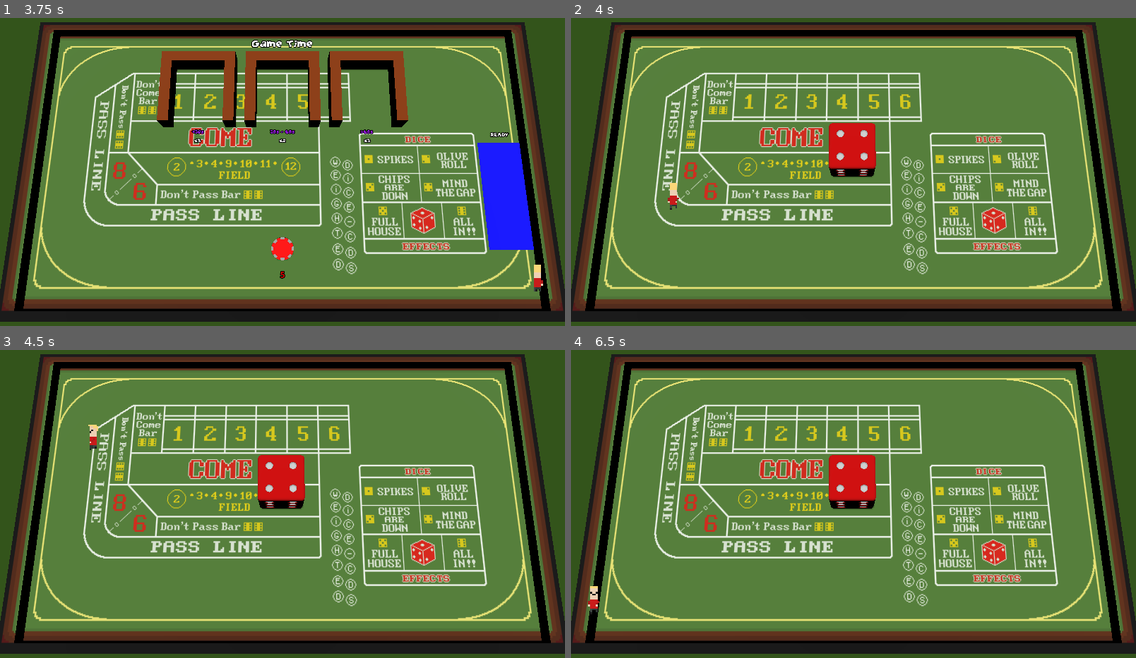
Above: before the commit, frames 1-4 (two rows, left to right).
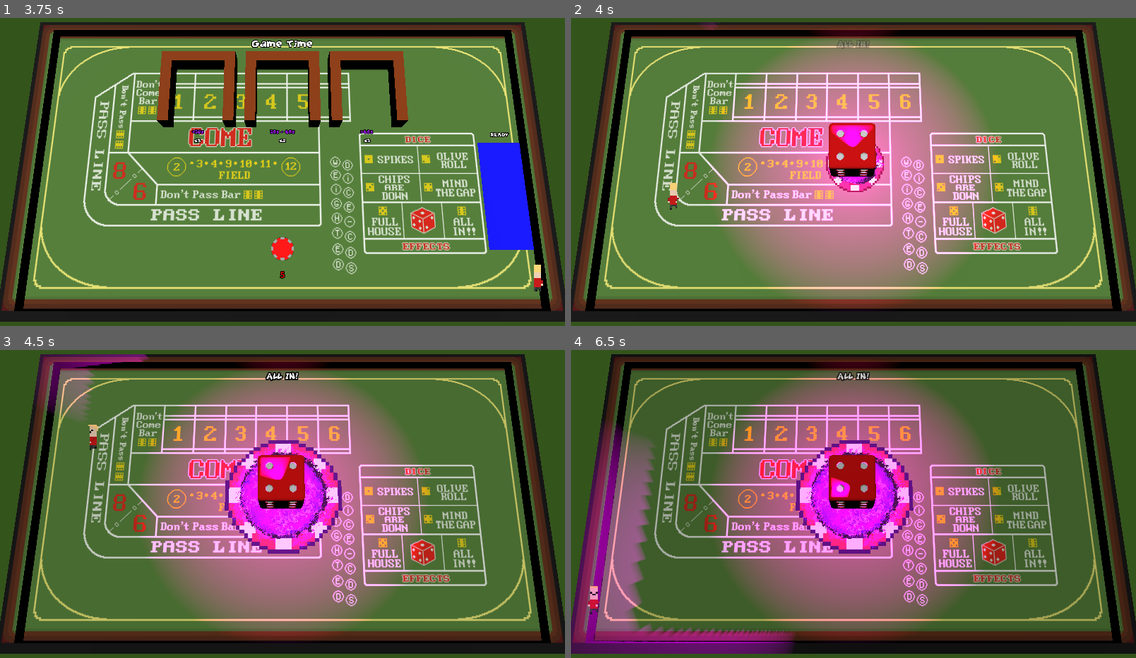
Above: after the commit, the same moments.

Repository: Laks0/weighted-dice-3d
Game: Godot game, scene res://Scenes/CharacterScreen/CharacterScreen.tscn
The game is run twice, just before and just after one commit, with the same random seed, the same clock (stepped at 60 frames per second) and the same inputs.
Inputs:
- Up to frame 1 (3.75 s): click "Start" at 0.5 s; tap Enter (grab_mouse) at 1.25, 2.1 s; hold D (move_right_kb) 1.28-2.03 s; tap Alt (grab_kb2) at 1.35 s; hold S (move_down_kb) 2.03-2.78 s; hold D (move_right_kb) 2.78-3.53 s; tap Down (move_down_kb2) at 2.85 s; hold W (move_up_kb) from 3.53 s (still down); tap Left (move_left_kb2) at 3.6 s
- Up to frame 2 (4 s): keep holding W (move_up_kb)
- Up to frame 3 (4.5 s): release W (move_up_kb) at 4.28 s; hold A (move_left_kb) from 4.28 s (still down); tap Right (move_right_kb2) at 4.35 s
- Up to frame 4 (6.5 s): tap Up (move_up_kb2) at 5.1 s; release A (move_left_kb) at 5.78 s; hold S (move_down_kb) from 5.78 s (still down); tap Alt (grab_kb2) at 5.85 s

Frame 1 is identical in both runs. In frame 2, 31% of the frame differs, in the area x 23-76%, y 1-93%; in frame 3, 36%; in frame 4, 82%, in the area x 0-100%, y 2-99%.

Commit message:
Retoque a las luces del portal

Diff:
--- a/Classes/Effects/AllIn/Portal.tscn
+++ b/Classes/Effects/AllIn/Portal.tscn
@@ -134,8 +134,18 @@
 transform = Transform3D(1, 0, 0, 0, 0.999263, -0.0383878, 0, 0.0383878, 0.999263, 0, 1.06463, 0)
 light_color = Color(0.917647, 0, 1, 1)
 light_energy = 7.818
+light_indirect_energy = 16.0
 light_specular = 15.409
+shadow_enabled = true
 spot_range = 8.816
+
+[node name="OmniLight3D" type="OmniLight3D" parent="."]
+transform = Transform3D(1, 0, 0, 0, 1, 0, 0, 0, 1, 0, 0.537069, 0)
+light_color = Color(0.917647, 0, 1, 1)
+light_energy = 7.391
+light_indirect_energy = 2.16
+omni_range = 3.55398
+omni_attenuation = 0.183011
 
 [connection signal="body_entered" from="." to="." method="_on_body_entered"]
 [connection signal="animation_finished" from="AnimatedSprite3D" to="." method="_on_animated_sprite_3d_animation_finished"]
--- a/Scenes/Arena/Arena.gd
+++ b/Scenes/Arena/Arena.gd
@@ -32,6 +32,8 @@
 	%Die.rolled.connect(startEffect)
 
 	BetHandler.startGame(self)
+
+	startEffect(5)
 
 func _process(delta):
 	gameTime += delta
